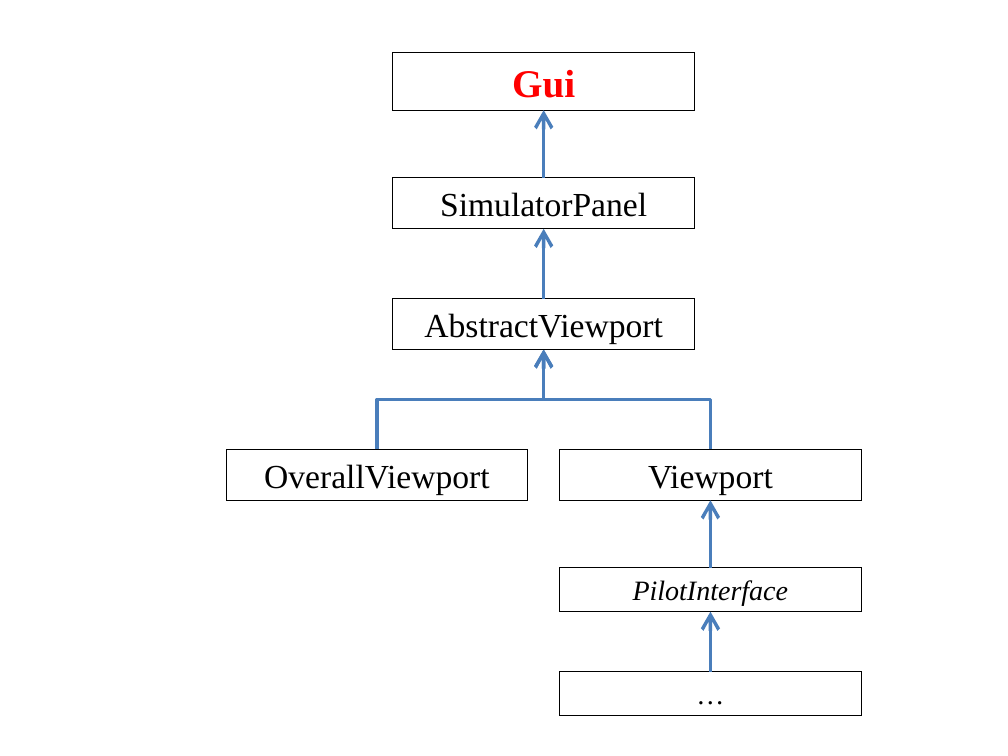
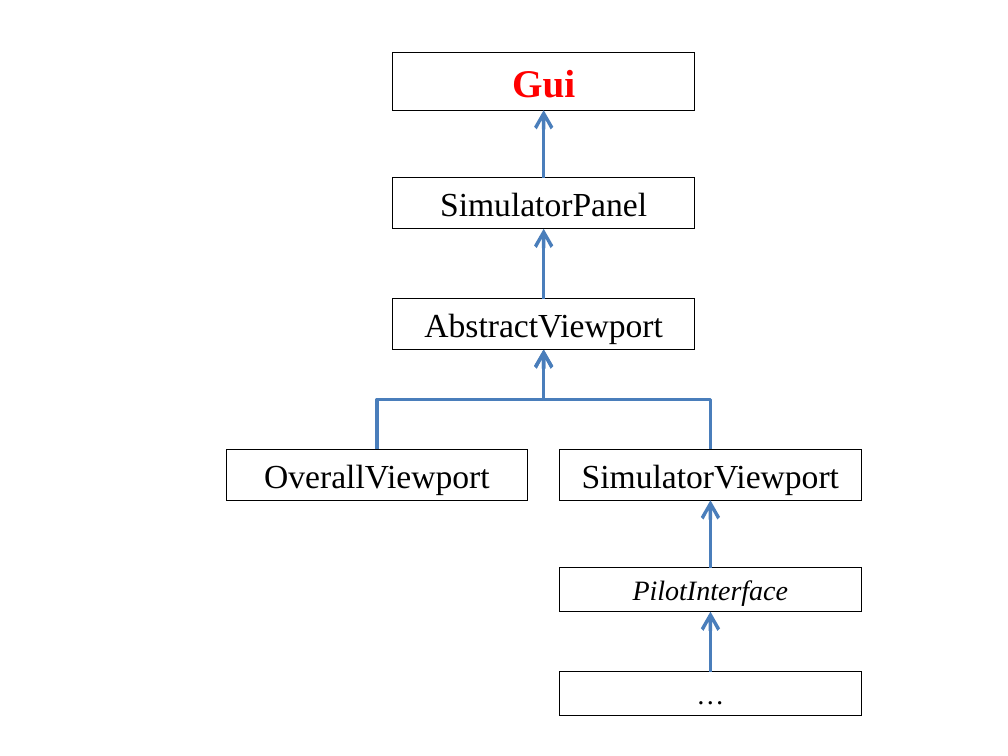
Before and after one commit to toonn/SilverSurfer, a slide deck: slide 1 of SilverSurferVerslag/Verslag demo 4/Klassendiagramma.pptx. Drawn at 1008x756 pixels with LibreOffice and Linux fonts; fonts in the diff are those of the drawing. Boxes give left, top, right and bottom in pixels: in the first picture for what was removed or moved away, otherwise in the second. Text is boxed around its words. In the diff, an @@ line names an element or a change of style, - is before the commit and + after.

```diff
--- a/SilverSurferVerslag/Verslag demo 4/Klassendiagramma.pptx
+++ b/SilverSurferVerslag/Verslag demo 4/Klassendiagramma.pptx
@@ text in rectangle at [582,464,839,494]: text changed @@
-Viewport
+SimulatorViewport
```
Also in this commit, not shown: 2 other slides changed, 4 other files.
